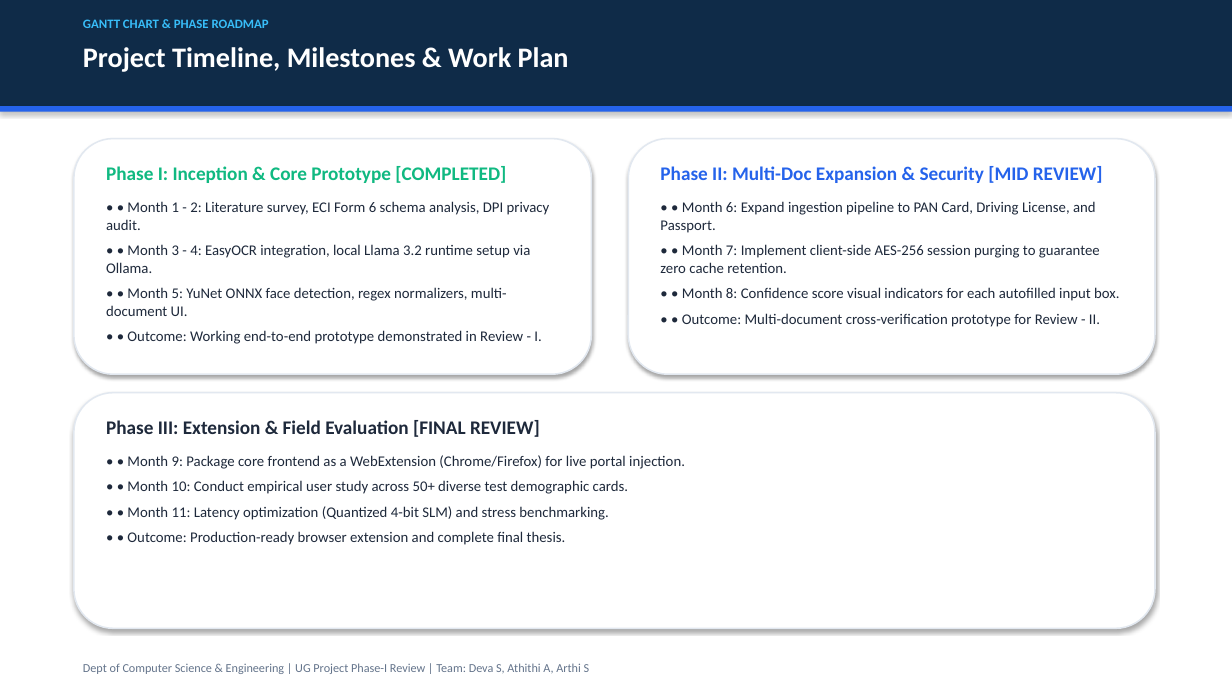
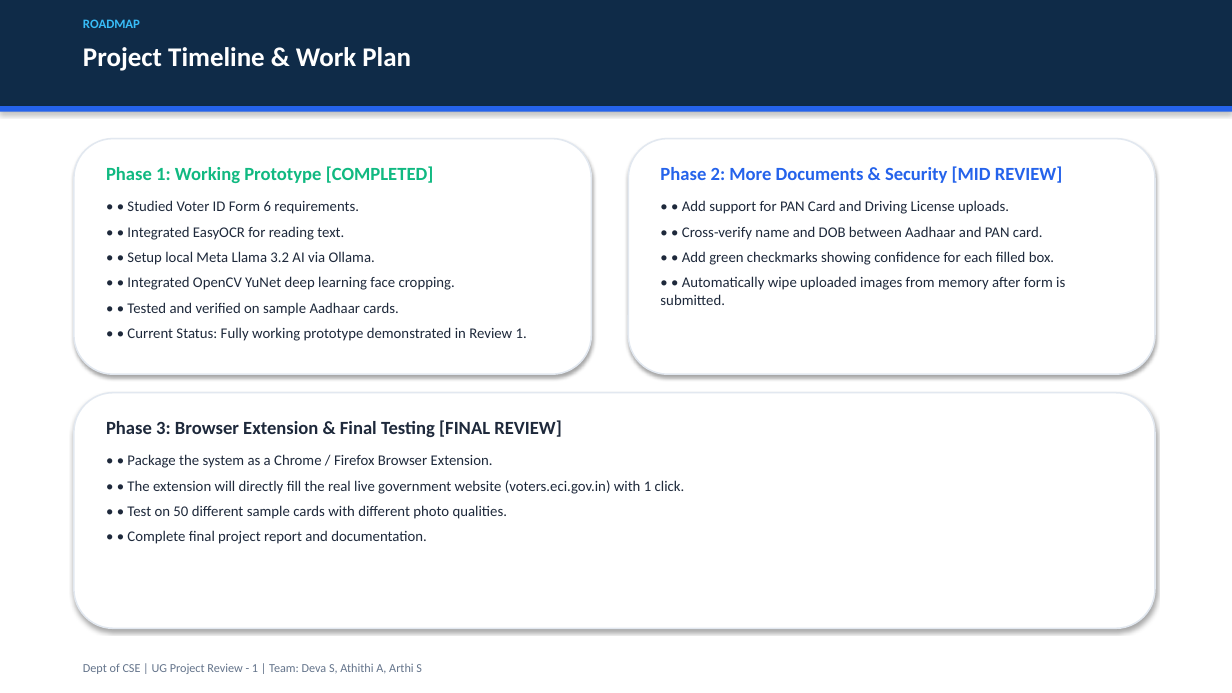
Before and after one commit to deva-2006/govtAutofill, a slide deck: slide 15 of First_Review_UG_Project_Presentation.pptx. Drawn at 1232x693 pixels with LibreOffice and Linux fonts; fonts in the diff are those of the drawing. Boxes give left, top, right and bottom in pixels: in the first picture for what was removed or moved away, otherwise in the second. Text is boxed around its words. In the diff, an @@ line names an element or a change of style, - is before the commit and + after.

```diff
--- a/First_Review_UG_Project_Presentation.pptx
+++ b/First_Review_UG_Project_Presentation.pptx
@@ text at (83, 19, 140, 28): text changed @@
-GANTT CHART & PHASE ROADMAP
+ROADMAP
@@ text at (83, 47, 411, 71): text changed; size 22 to 21 pt @@
-Project Timeline, Milestones & Work Plan
+Project Timeline & Work Plan
@@ text at (106, 166, 527, 341): text changed @@
-Phase I: Inception & Core Prototype [COMPLETED]
-• • Month 1 - 2: Literature survey, ECI Form 6 schema analysis, DPI privacy audit.
-• • Month 3 - 4: EasyOCR integration, local Llama 3.2 runtime setup via Ollama.
-• • Month 5: YuNet ONNX face detection, regex normalizers, multi-document UI.
-• • Outcome: Working end-to-end prototype demonstrated in Review - I.
+Phase 1: Working Prototype [COMPLETED]
+• • Studied Voter ID Form 6 requirements.
+• • Integrated EasyOCR for reading text.
+• • Setup local Meta Llama 3.2 AI via Ollama.
+• • Integrated OpenCV YuNet deep learning face cropping.
+• • Tested and verified on sample Aadhaar cards.
+• • Current Status: Fully working prototype demonstrated in Review 1.
@@ text at (660, 166, 1065, 305): text changed @@
-Phase II: Multi-Doc Expansion & Security [MID REVIEW]
-• • Month 6: Expand ingestion pipeline to PAN Card, Driving License, and Passport.
-• • Month 7: Implement client-side AES-256 session purging to guarantee zero cache retention.
-• • Month 8: Confidence score visual indicators for each autofilled input box.
-• • Outcome: Multi-document cross-verification prototype for Review - II.
+Phase 2: More Documents & Security [MID REVIEW]
+• • Add support for PAN Card and Driving License uploads.
+• • Cross-verify name and DOB between Aadhaar and PAN card.
+• • Add green checkmarks showing confidence for each filled box.
+• • Automatically wipe uploaded images from memory after form is submitted.
@@ text at (106, 420, 685, 544): text changed @@
-Phase III: Extension & Field Evaluation [FINAL REVIEW]
-• • Month 9: Package core frontend as a WebExtension (Chrome/Firefox) for live portal injection.
-• • Month 10: Conduct empirical user study across 50+ diverse test demographic cards.
-• • Month 11: Latency optimization (Quantized 4-bit SLM) and stress benchmarking.
-• • Outcome: Production-ready browser extension and complete final thesis.
+Phase 3: Browser Extension & Final Testing [FINAL REVIEW]
+• • Package the system as a Chrome / Firefox Browser Extension.
+• • The extension will directly fill the real live government website (voters.eci.gov.in) with 1 click.
+• • Test on 50 different sample cards with different photo qualities.
+• • Complete final project report and documentation.
@@ text at (83, 663, 422, 674): text changed @@
-Dept of Computer Science & Engineering | UG Project Phase-I Review | Team: Deva S, Athithi A, Arthi S
+Dept of CSE | UG Project Review - 1 | Team: Deva S, Athithi A, Arthi S
```
Also in this commit, not shown: 15 other slides changed, 1 other file.
